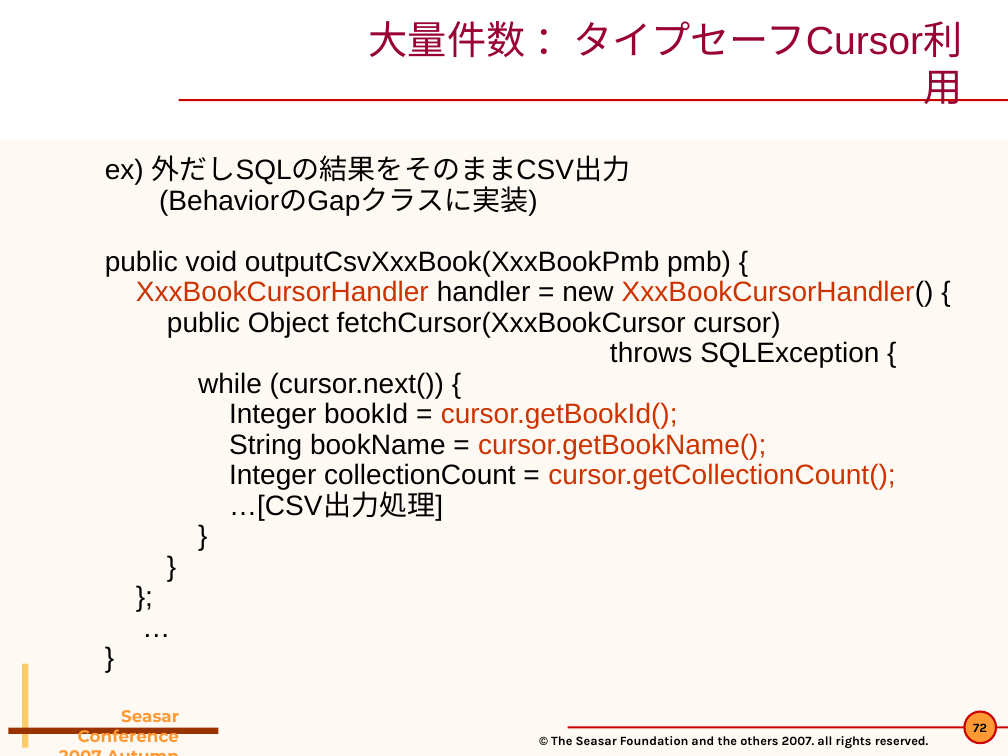
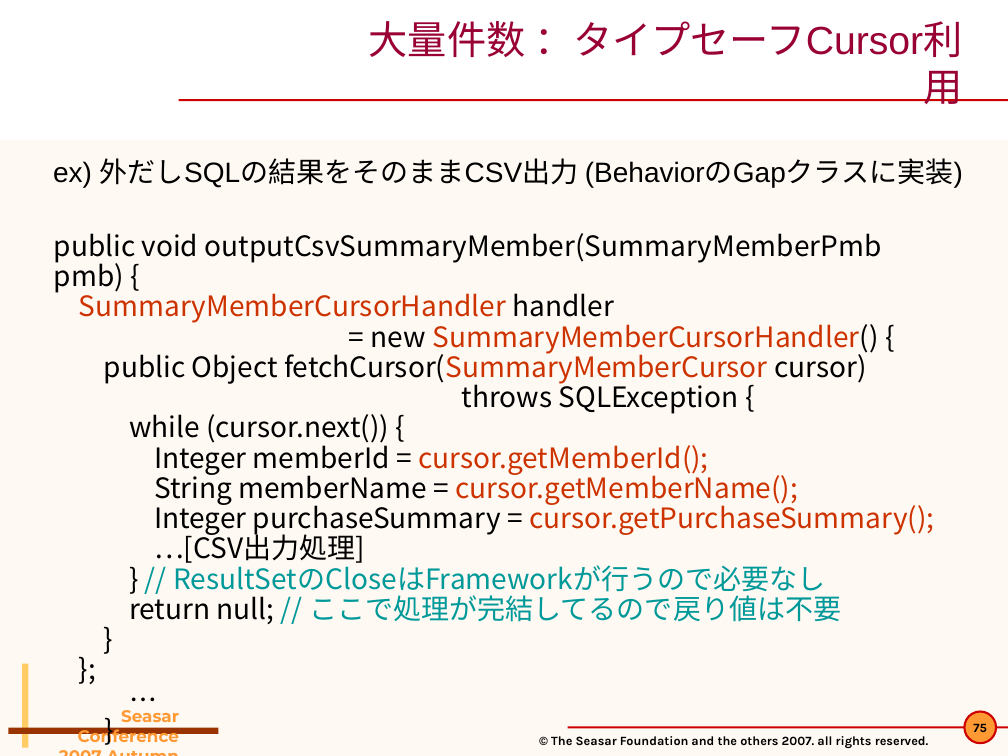
Before and after one commit to seasarorg/dbflute, a slide deck: slide 75 of dbflute/etc/doc/pres/sc2007a_2-DBFlute.ppt (slide 72 before the commit). Drawn at 1008x756 pixels with LibreOffice and Linux fonts; fonts in the diff are those of the drawing; background and template pictures are left out. Boxes give left, top, right and bottom in pixels: in the first picture for what was removed or moved away, otherwise in the second. Text is boxed around its words. In the diff, an @@ line names an element or a change of style, - is before the commit and + after.

```diff
--- a/dbflute/etc/doc/pres/sc2007a_2-DBFlute.ppt
+++ b/dbflute/etc/doc/pres/sc2007a_2-DBFlute.ppt
@@ text at [53,158,963,188]: text changed @@
-ex) 外だしSQLの結果をそのままCSV出力
-(BehaviorのGapクラスに実装)
-public void outputCsvXxxBook(XxxBookPmb pmb) {
-XxxBookCursorHandler handler = new XxxBookCursorHandler() {
-public Object fetchCursor(XxxBookCursor cursor)
-throws SQLException {
-while (cursor.next()) {
-Integer bookId = cursor.getBookId();
-String bookName = cursor.getBookName();
-Integer collectionCount = cursor.getCollectionCount();
-…[CSV出力処理]
-}
-}
-};
-  …
-}
+ex) 外だしSQLの結果をそのままCSV出力 (BehaviorのGapクラスに実装)
@@ text added at [54,233,934,624], 20 pt, text #000000 @@
+public void outputCsvSummaryMember(SummaryMemberPmb pmb) {
+SummaryMemberCursorHandler handler
+= new SummaryMemberCursorHandler() {
+public Object fetchCursor(SummaryMemberCursor cursor)
+throws SQLException {
+while (cursor.next()) {
+Integer memberId = cursor.getMemberId();
+String memberName = cursor.getMemberName();
+Integer purchaseSummary = cursor.getPurchaseSummary();
+…[CSV出力処理]
+} // ResultSetのCloseはFrameworkが行うので必要なし
+return null; // ここで処理が完結してるので戻り値は不要
+}
+};
+  …
+}
```
Also in this commit, not shown: 38 other slides changed, 6 slides added, 3 slides removed, 2 other files.
